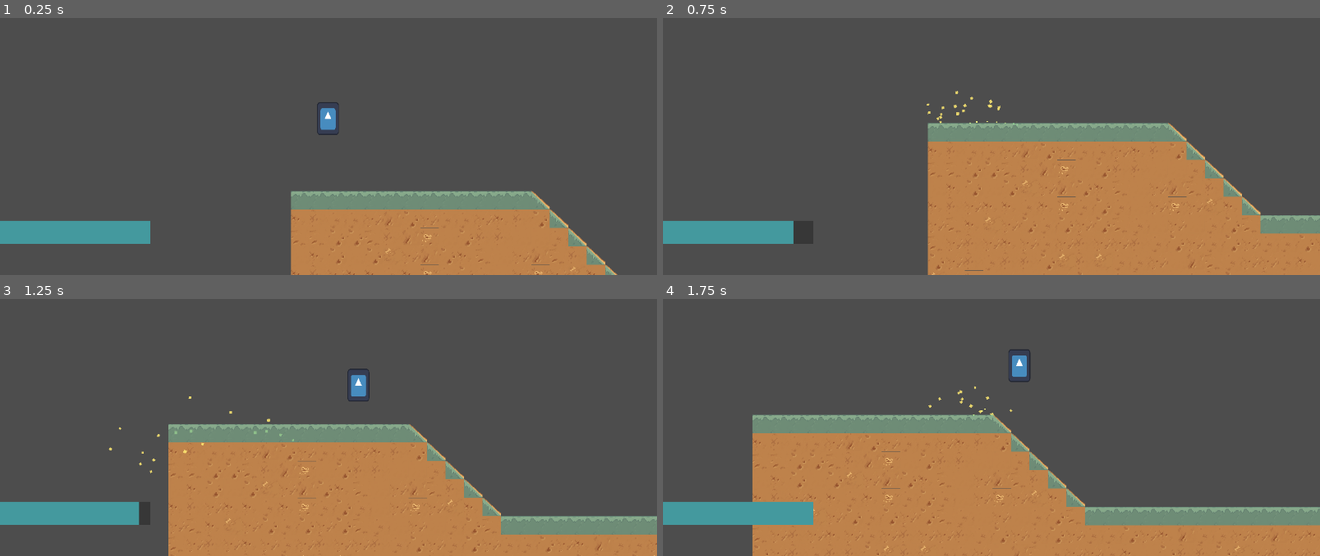
Above: before the commit, frames 1-4 (two rows, left to right).
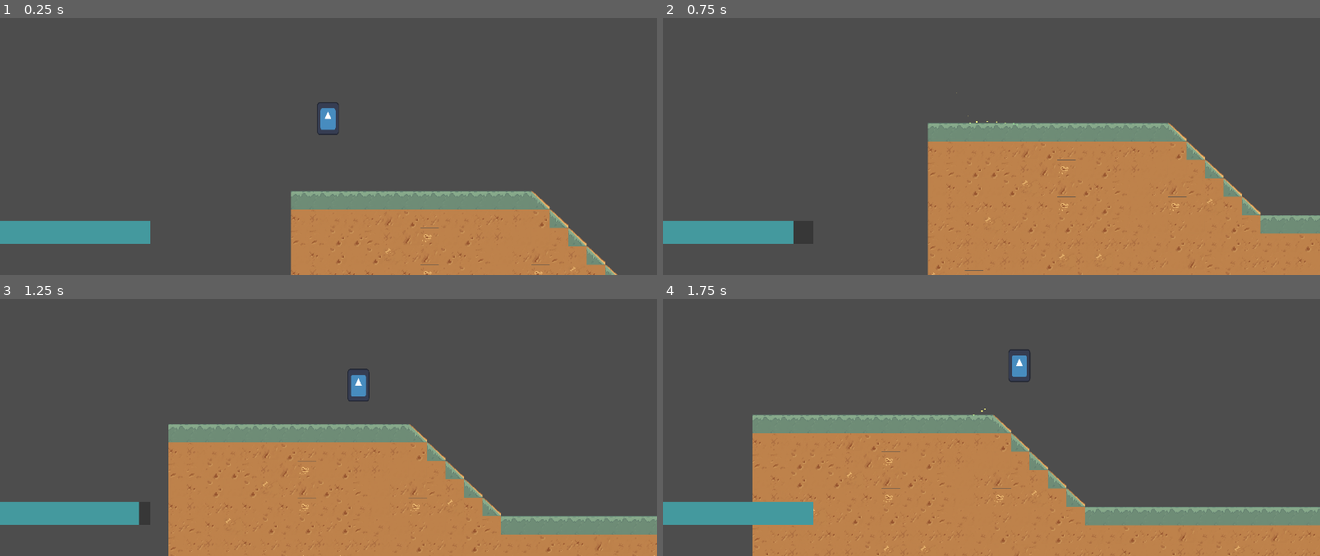
Above: after the commit, the same moments.

Repository: dzfrias/gladiator
Game: Godot game, scene res://scenes/mission.tscn
Same seed, same stepped clock (60 frames per second), same inputs: the game is played once before the commit and once after it. This scene is started directly instead of the project's main scene. The engine's default icon, where the game draws it, is replaced by a stand-in: a white triangle on a blue panel in a dark square. Sound files missing from this copy of the repository are replaced by a short silence.
Inputs (mouse positions are in pixels of both pictures, inside the frame that each line leads up to):
- Up to frame 1 (0.25 s): no input
- Up to frame 2 (0.75 s): move the mouse to (1136, 71) at 0.52 s; hold D (right) from 0.53 s (still down); hold S (burrow) from 0.53 s (still down)
- Up to frame 3 (1.25 s): keep holding D (right); keep holding S (burrow); tap Space (jump) at 0.77, 1.07 s
- Up to frame 4 (1.75 s): keep holding D (right); move the mouse to (860, 391) at 1.27 s; release S (burrow) at 1.28 s; tap Shift (fallthrough) at 1.35 s; tap Space (jump) at 1.52 s

Frame 1 is identical in both runs. In frame 2, less than 0.1% of the frame differs, in the area x 40-52%, y 28-42%; in frame 3, less than 0.1%; in frame 4, less than 0.1%.

Commit message:
Improve jump particles

Diff:
--- a/scenes/particles/land_impact_particles.tscn
+++ b/scenes/particles/land_impact_particles.tscn
@@ -1,8 +1,13 @@
-[gd_scene format=3 uid="uid://nxy8eneyua16"]
+[gd_scene load_steps=2 format=3 uid="uid://nxy8eneyua16"]
+
+[sub_resource type="Curve" id="Curve_kiy72"]
+_data = [Vector2(0.0111732, 1), 0.0, 0.0, 0, 0, Vector2(1, 0), 0.0, 0.0, 0, 0]
+point_count = 2
 
 [node name="LandImpactParticles" type="CPUParticles2D"]
 emitting = false
 amount = 10
+lifetime = 0.4
 one_shot = true
 explosiveness = 1.0
 emission_shape = 3
@@ -10,12 +15,14 @@
 direction = Vector2(0, -1)
 spread = 60.0
 gravity = Vector2(0, 500)
-initial_velocity_min = 150.0
+initial_velocity_min = 50.0
 initial_velocity_max = 200.0
 angular_velocity_min = 100.0
 angular_velocity_max = 200.0
+damping_max = 36.869
 angle_min = 45.0
 angle_max = 90.0
-scale_amount_min = 4.0
+scale_amount_min = 0.0
 scale_amount_max = 6.0
+scale_amount_curve = SubResource("Curve_kiy72")
 color = Color(1, 0.917647, 0.447059, 0.854902)
